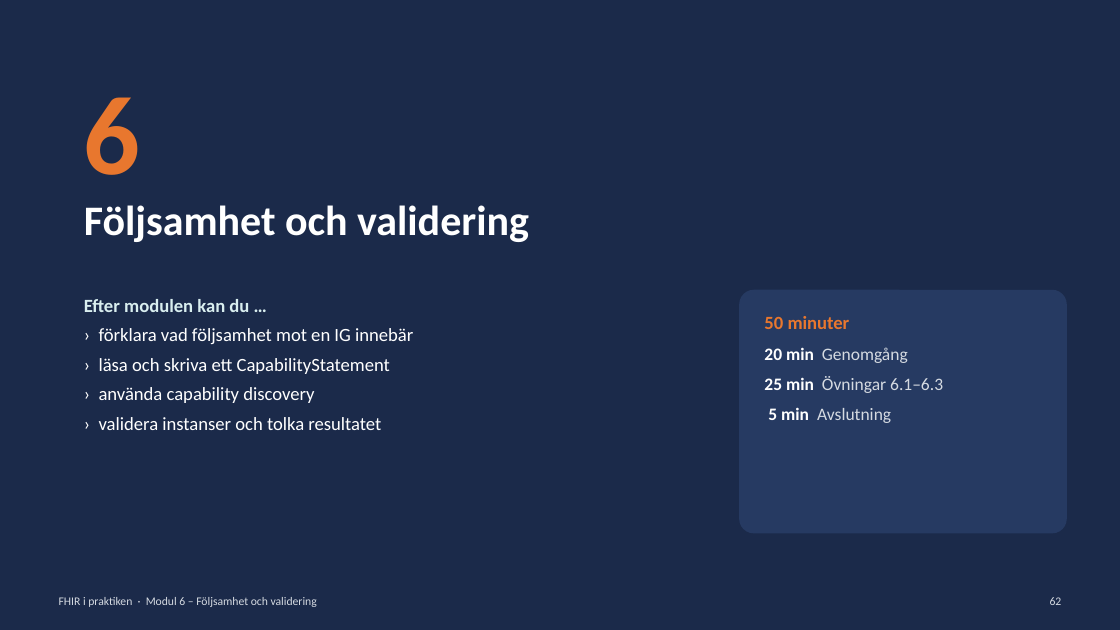
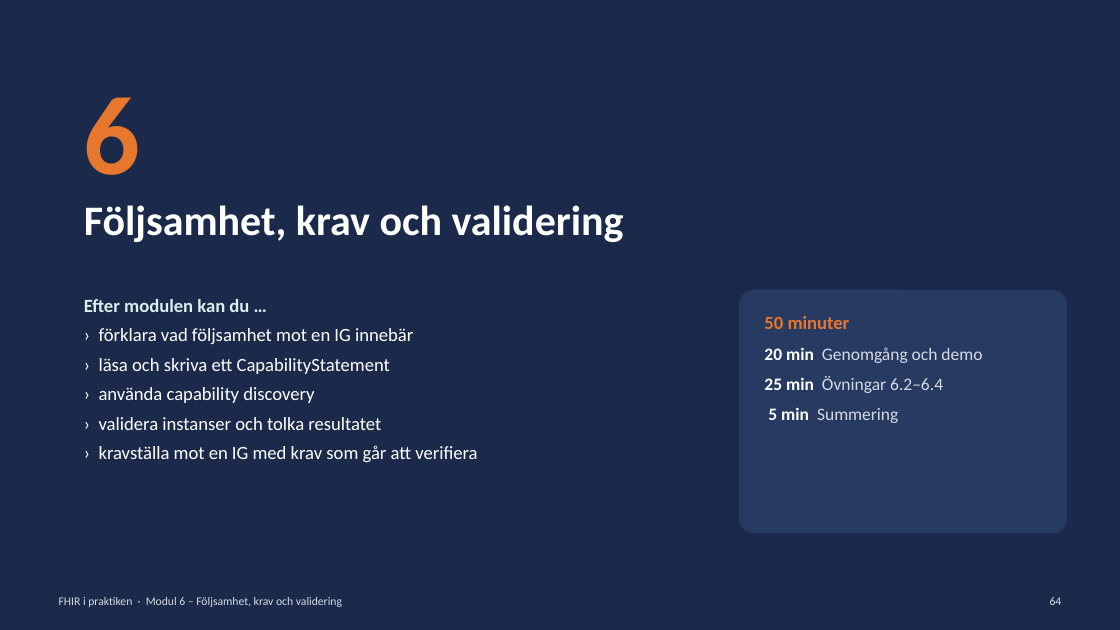
Before and after one commit to oskthu2/fhireducation, a slide deck: slide 64 of presentation/FHIR-utbildning.pptx (slide 62 before the commit). Drawn at 1120x630 pixels with LibreOffice and Linux fonts; fonts in the diff are those of the drawing. Boxes give left, top, right and bottom in pixels: in the first picture for what was removed or moved away, otherwise in the second. Text is boxed around its words. In the diff, an @@ line names an element or a change of style, - is before the commit and + after.

```diff
--- a/presentation/FHIR-utbildning.pptx
+++ b/presentation/FHIR-utbildning.pptx
@@ text at [84, 205, 624, 242]: text changed @@
-Följsamhet och validering
+Följsamhet, krav och validering
@@ text in rounded rectangle at [764, 347, 982, 423]: text changed @@
-20 min Genomgång
-25 min Övningar 6.1–6.3
-5 min Avslutning
+20 min Genomgång och demo
+25 min Övningar 6.2–6.4
+5 min Summering
@@ text at [99, 446, 477, 462]: paragraph added @@
+› kravställa mot en IG med krav som går att verifiera
@@ text at [59, 597, 342, 607]: text changed @@
-FHIR i praktiken · Modul 6 – Följsamhet och validering
+FHIR i praktiken · Modul 6 – Följsamhet, krav och validering
@@ text at [1050, 597, 1062, 605]: text changed @@
-62
+64
```
Also in this commit, not shown: 49 other slides changed, 6 slides added, 12 other files.
